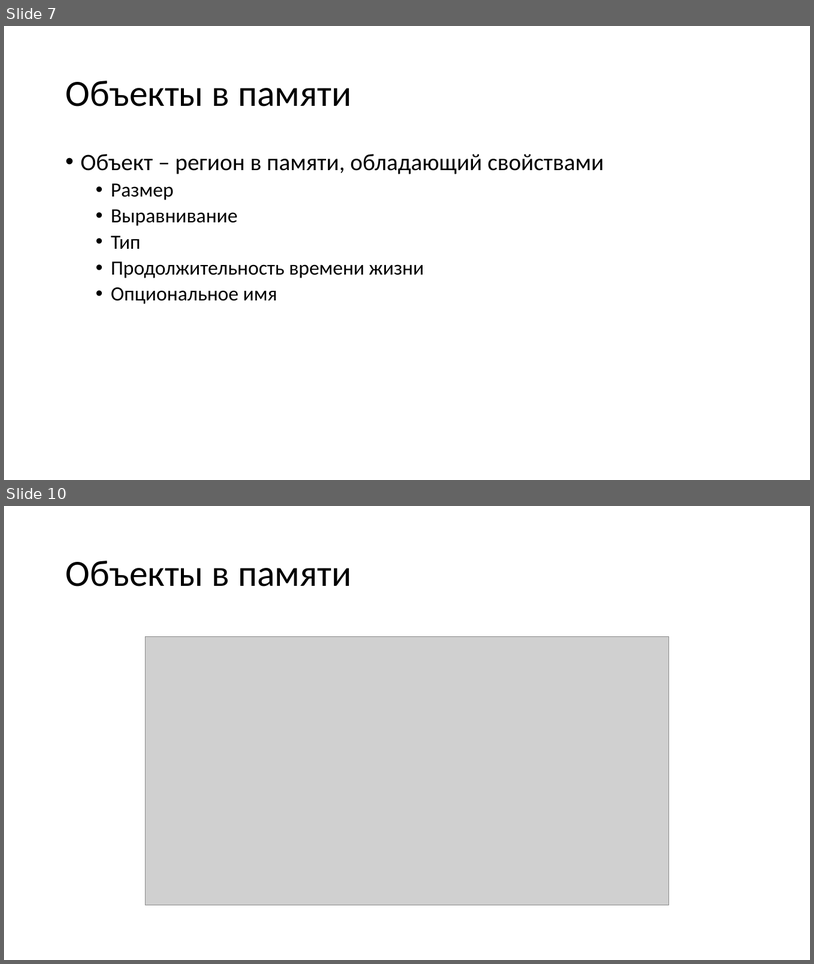
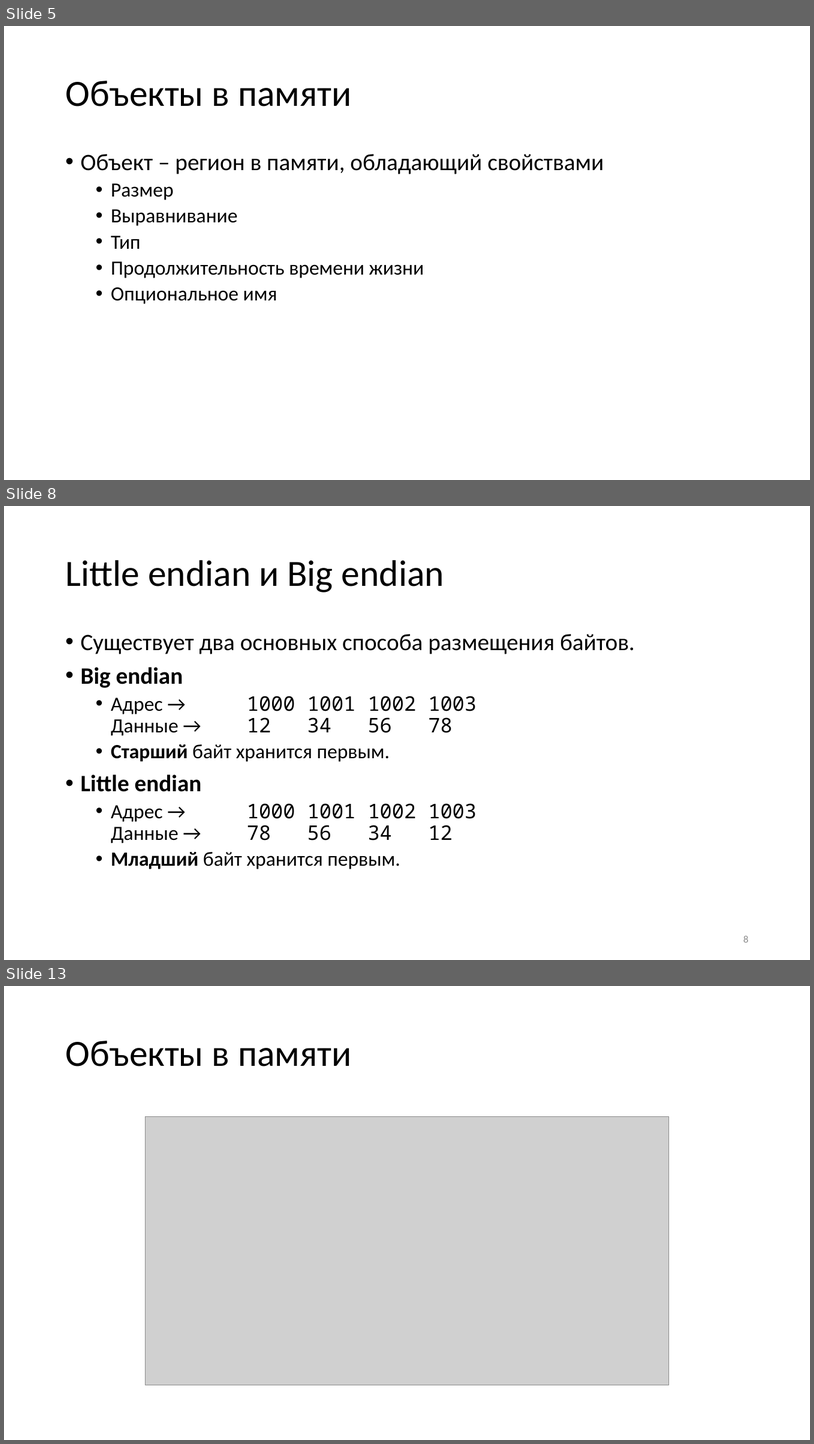
Before and after one commit to alexey-malov/oop, a slide deck: lectures/05/Указатели и динамическая память.pptx. Shown one above the other, each under a label of ours: slides 7 and 10 before the commit, slides 5, 8 and 13 after it; the slides between them are not shown. The pictures are 814x964 and 814x1444 pixels, drawn with LibreOffice and Linux fonts; fonts in the diff are those of the drawing; grey boxes stand for pictures. Boxes give left, top, right and bottom in pixels: in the first picture for what was removed or moved away, otherwise in the second. Text is boxed around its words. In the diff, an @@ line names an element or a change of style, - is before the commit and + after.

```diff
--- a/lectures/05/Указатели и динамическая память.pptx
+++ b/lectures/05/Указатели и динамическая память.pptx
@@ slide 8 added at (4, 506, 810, 960), background #FFFFFF @@
@@ title added at (65, 560, 444, 592), 44 pt, text #000000 @@
+Little endian и Big endian
@@ text added at (81, 634, 635, 869), 24 pt, text #000000 @@
+• Существует два основных способа размещения байтов.
+• Big endian
+  • Адрес → 1000 1001 1002 1003
+    Данные → 12 34 56 78
+  • Старший байт хранится первым.
+• Little endian
+  • Адрес → 1000 1001 1002 1003
+    Данные → 78 56 34 12
+  • Младший байт хранится первым.
@@ page number added at (744, 935, 749, 942), 12 pt, text #8C8C8C @@
+8
@@ what was slide 7 is now slide 5 @@
@@ what was slide 10 is now slide 13 @@
```
Also in this commit, not shown: 3 slides changed, 4 other slides added, 14 slides removed, 3 other files.
